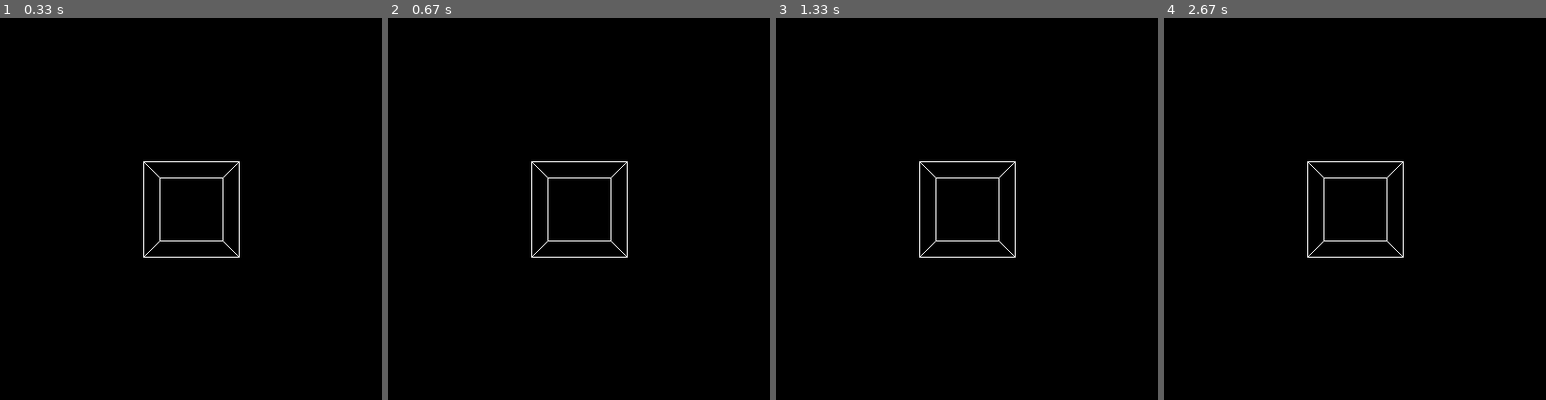
Above: before the commit, frames 1-4 (left to right).
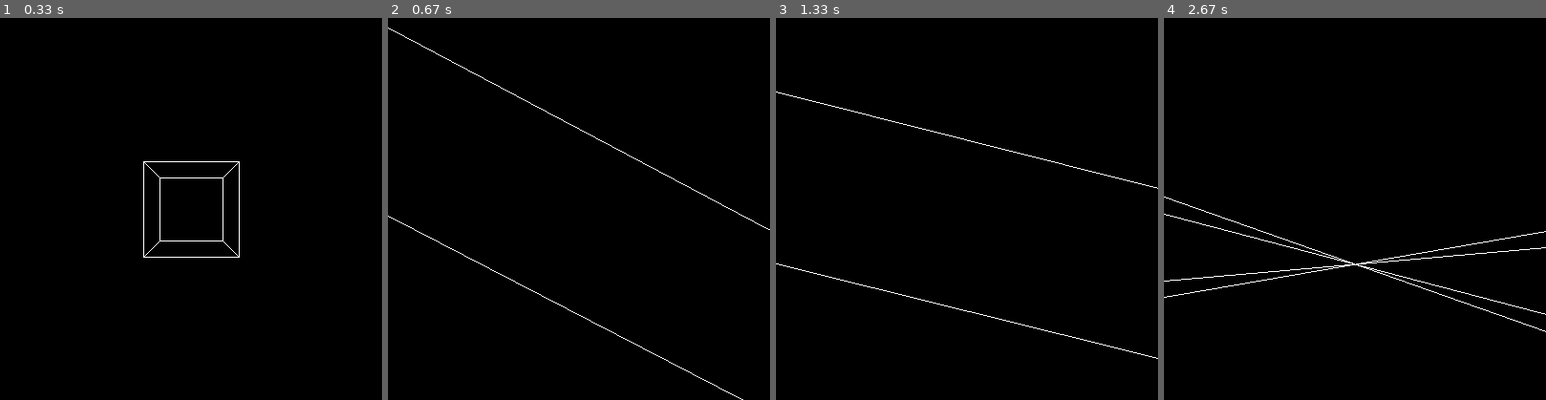
Above: after the commit, the same moments.

Repository: brccabral/Pygame_3DGraphics_Scratch
Game: pygame game, started from main.py
Two runs of this game, one before a commit and one after it. Both use one fixed random seed, a clock stepped at 60 frames per second and the inputs below.
Inputs (mouse positions are in pixels of both pictures, inside the frame that each line leads up to):
- Up to frame 1 (0.33 s): no input
- Up to frame 2 (0.67 s): hold D from 0.33 s (still down); move the mouse to (563, 224) at 0.37 s
- Up to frame 3 (1.33 s): release D at 0.8 s; hold W 0.83-1.13 s; move the mouse to (875, 212) at 0.87 s; hold D from 1.17 s (still down); move the mouse to (1020, 75) at 1.2 s
- Up to frame 4 (2.67 s): release D at 1.63 s; hold A 1.67-2.2 s; move the mouse to (1362, 79) at 1.7 s; hold S 2.23-2.53 s; move the mouse to (1358, 247) at 2.27 s; hold A from 2.57 s (still down); move the mouse to (1454, 270) at 2.6 s

Frame 1 is identical in both runs. In frame 2, 0.9% of the frame differs, in the area x 0-100%, y 2-100%; in frame 3, 1.0%; in frame 4, 1.4%, in the area x 0-100%, y 37-83%.

Commit message:
rotate camera with mouse

Diff:
--- a/main.py
+++ b/main.py
@@ -10,9 +10,10 @@
         # tuples are immutable and we need to change them
         self.pos = list(pos)
         self.rot = list(rot)
+        self.mouse_sensitivity = 200
 
     def update(self, dt, keys):
-        s = dt * 10000
+        s = dt * 100
         if keys[pygame.K_q]:
             self.pos[1] += s
         if keys[pygame.K_e]:
@@ -26,6 +27,12 @@
             self.pos[0] -= s
         if keys[pygame.K_d]:
             self.pos[0] += s
+
+        x, y = pygame.mouse.get_rel()
+        x /= self.mouse_sensitivity
+        y /= self.mouse_sensitivity
+        self.rot[0] += y
+        self.rot[1] += x
 
 
 class GameWindow:
@@ -69,18 +76,20 @@
         )
 
         self.camera = Camera((0, 0, -5))
-        self.radian = 0
+
+        # pygame.event.get()
+        # pygame.mouse.get_rel()
+        pygame.mouse.set_visible(False)
+        pygame.event.set_grab(True)
 
     def run(self):
         self.dt = time.time() - self.last_time
         self.last_time = time.time()
 
         while True:
-            self.radian += self.dt * 1000
-
             self.screen.fill("black")
 
-            for event in pygame.event.get([pygame.QUIT]):
+            for event in pygame.event.get([pygame.QUIT, pygame.MOUSEMOTION]):
                 if event.type == pygame.QUIT:
                     pygame.quit()
                     sys.exit()
@@ -94,7 +103,8 @@
                     y -= self.camera.pos[1]
                     z -= self.camera.pos[2]
 
-                    x, z = self.rotate2d((x, z), self.radian)
+                    x, z = self.rotate2d((x, z), self.camera.rot[1])
+                    y, z = self.rotate2d((y, z), self.camera.rot[0])
 
                     f = self.center_width / z
                     x, y = x * f, y * f
@@ -108,6 +118,9 @@
 
             keys = pygame.key.get_pressed()
             self.camera.update(self.dt, keys)
+            if keys[pygame.K_ESCAPE]:
+                pygame.quit()
+                sys.exit()
 
     def rotate2d(self, pos, radian):
         x, y = pos
